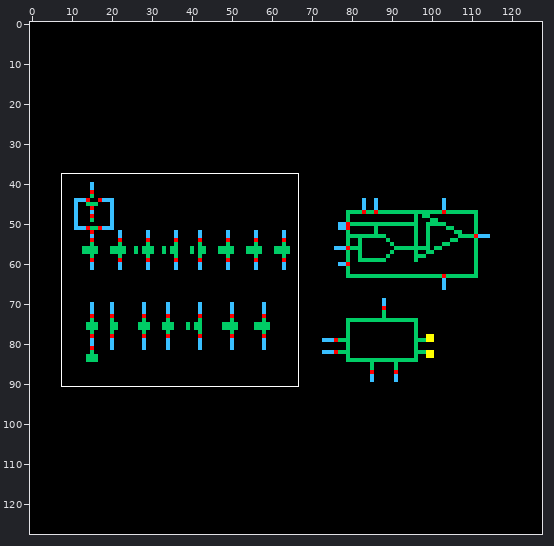
A sprite sheet gets an edit: final_project/zz_ADC/schematic/thumbnail_128x128.png. The picture above shows the old version from afar; the outline marks the close-up.
Close-up. Before the commit:
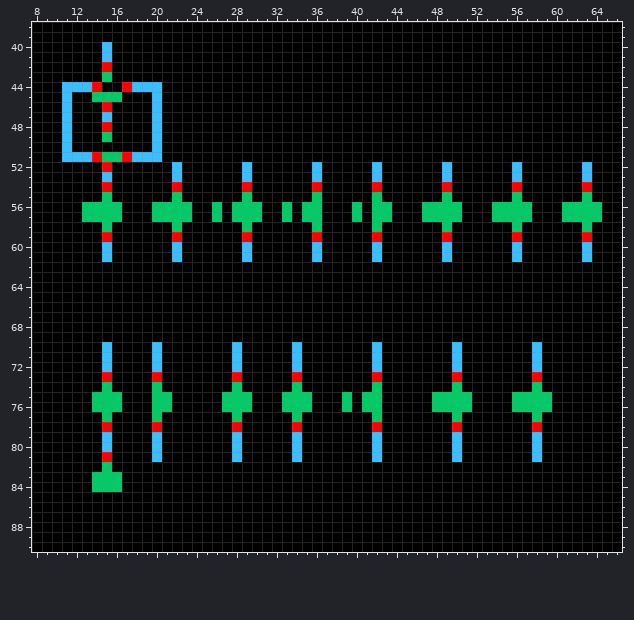
The file is 128x128 pixels. Shown: x 8..66, y 38..90. The commit also changed other parts of the picture, which this record leaves out.
The same view after the edit:
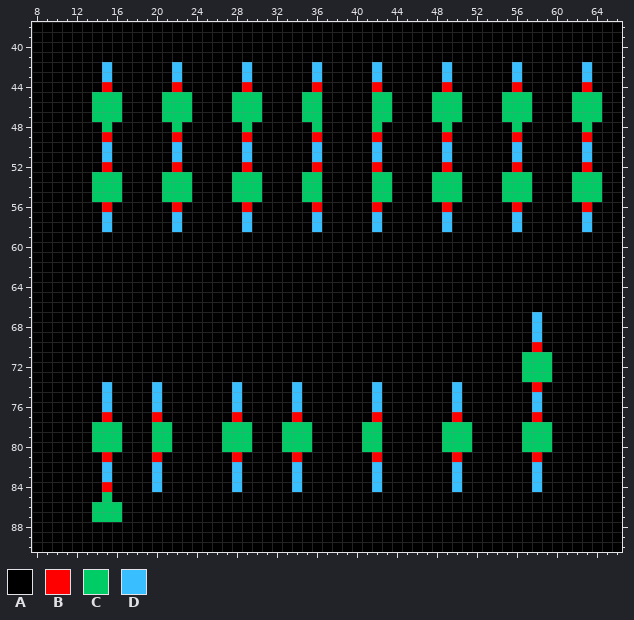
Palette (. is transparent): A #000000  B #ff0000  C #00cc66  D #39bfff
Changes in this commit:
Colour B gives way to colour A in row 44 at x 14 and 17; in row 51 at x 14 and 17; in row 59 at x 15, 22, 29, 36, 42, 49, 56 and 63; in row 73 at x 15, 20, 28, 34, 42 and 50.
Colour C gives way to colour A in row 51 at x 16; in rows 56 to 57 at x 13 to 14, 16, 20 to 21, 23, 26, 28, 30, 33, 35, 40, 43, 47 to 48, 50, 54 to 55, 57, 61 to 62 and 64; in rows 75 to 76 at x 14, 16, 21, 27, 29, 33, 35, 39, 41, 48 to 49, 51, 56 to 57 and 59; in rows 83 to 84 at x 14 and 16.
Colour D gives way to colour A in rows 40 to 41 at x 15; in row 44 at x 11 to 13 and 18 to 20; in rows 45 to 50 at x 11 and 20; in row 51 at x 11 to 13 and 18 to 20; in rows 60 to 61 at x 15, 22, 29, 36, 42, 49, 56 and 63; in rows 70 to 72 at x 15, 20, 28, 34, 42 and 50.
Colour A gives way to colour B in row 44 at x 15, 22, 29, 36, 42, 49, 56 and 63; in row 49 at x 22, 29, 36, 42, 49, 56 and 63.
Colour C gives way to colour B in row 49 at x 15; in row 56 at x 15, 22, 29, 36, 42, 49, 56 and 63; in row 74 at x 58; in row 77 at x 15, 20, 28, 34, 42, 50 and 58; in row 84 at x 15.
Colour D gives way to colour B in row 52 at x 22, 29, 36, 42, 49, 56 and 63; in row 70 at x 58; in row 81 at x 20, 28, 34, 42, 50 and 58.
Colour A gives way to colour C in row 45 at x 21 to 23, 28 to 30, 35 to 36, 42 to 43, 48 to 50, 55 to 57 and 62 to 64; in rows 46 to 47 at x 14, 16, 21 to 23, 28 to 30, 35 to 36, 42 to 43, 48 to 50, 55 to 57 and 62 to 64; in row 48 at x 22, 29, 36, 42, 49, 56 and 63; in rows 53 to 55 at x 14, 16, 21, 23, 28, 30, 35, 43, 48, 50, 55, 57, 62 and 64; in rows 71 to 73 at x 57 and 59; in rows 78 to 80 at x 14, 16, 21, 27, 29, 33, 35, 41, 49, 51, 57 and 59.
Colour A gives way to colour C in row 85 at x 15; in rows 86 to 87 at x 14 to 16.
Colour B gives way to colour C in row 46 at x 15; in row 48 at x 15; in row 54 at x 15, 22, 29, 36, 42, 49, 56 and 63; in row 73 at x 58; in row 78 at x 15, 20, 28, 34, 42, 50 and 58.
Colour D gives way to colour C in row 47 at x 15; in row 53 at x 15, 22, 29, 36, 42, 49, 56 and 63; in rows 71 to 72 at x 58; in rows 79 to 80 at x 15, 20, 28, 34, 42, 50 and 58.
Colour A gives way to colour D in rows 42 to 43 at x 22, 29, 36, 42, 49, 56 and 63; in row 50 at x 15, 22, 29, 36, 42, 49, 56 and 63; in row 51 at x 22, 29, 36, 42, 49, 56 and 63; in rows 67 to 69 at x 58; in rows 82 to 84 at x 20, 28, 34, 42, 50 and 58.
Colour B gives way to colour D in row 42 at x 15.
Colour C gives way to colour D in row 43 at x 15; in row 51 at x 15; in rows 57 to 58 at x 15, 22, 29, 36, 42, 49, 56 and 63; in row 74 at x 15, 20, 28, 34, 42 and 50; in rows 75 to 76 at x 15, 20, 28, 34, 42, 50 and 58; in rows 82 to 83 at x 15.
